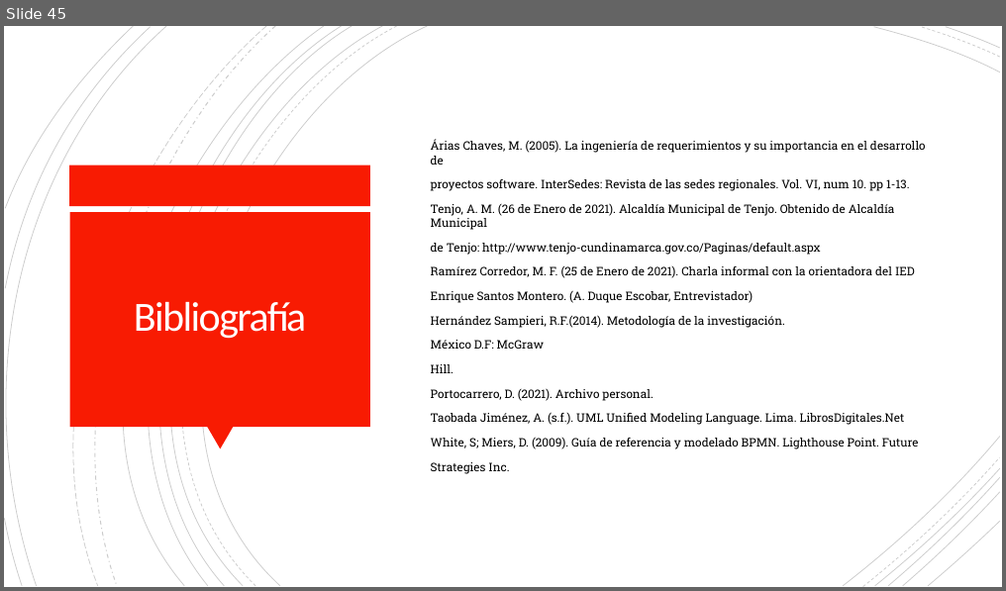
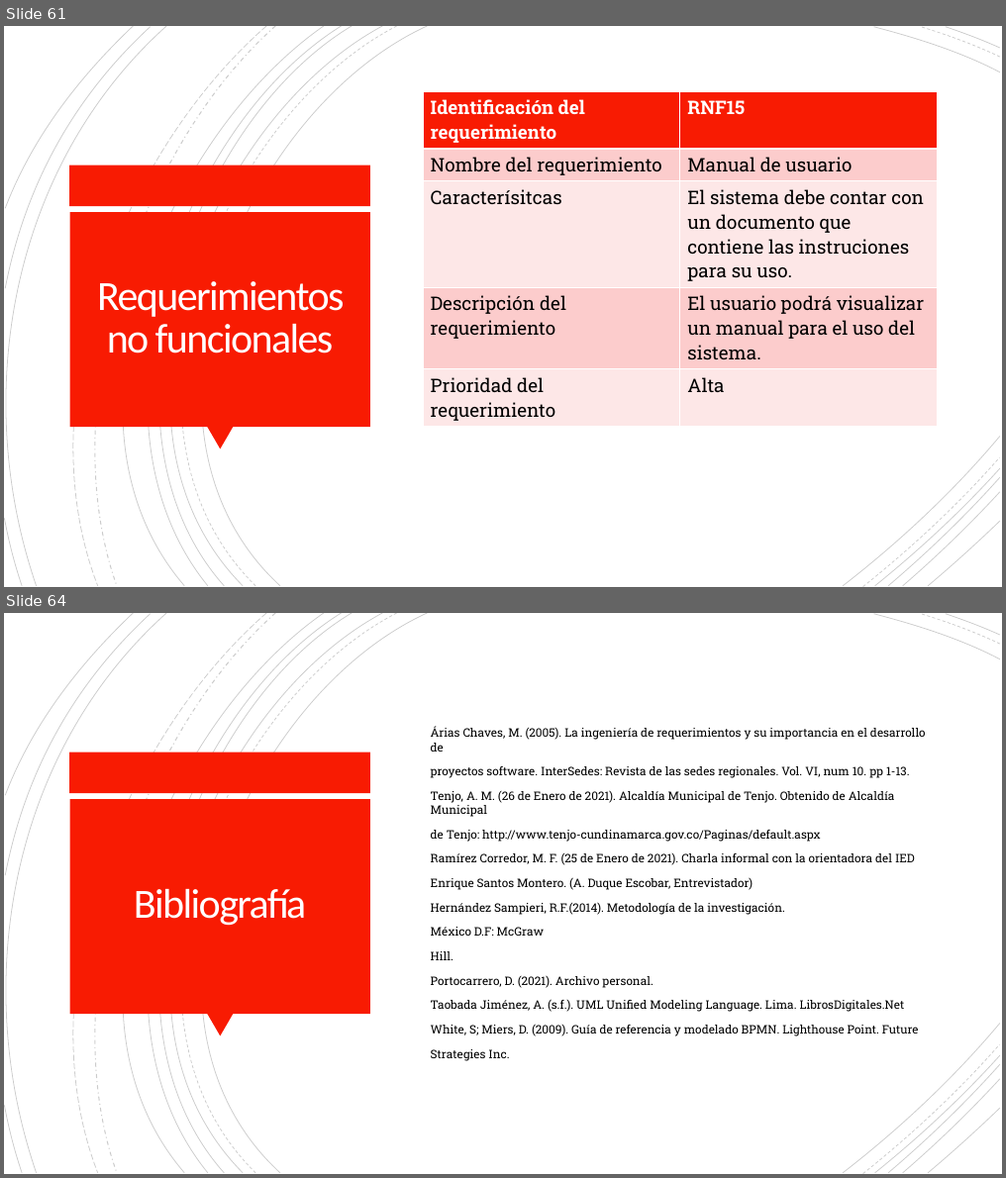
Before and after one commit to Dillan444/PROYECTO_SENA, a slide deck: PLANTEAMIENTO_DEL_PROBLEMA.pptx. Shown one above the other, each under a label of ours: slide 45 before the commit, slides 61 and 64 after it; the slides between them are not shown. The pictures are 1006x591 and 1006x1178 pixels, drawn with LibreOffice and Linux fonts; fonts in the diff are those of the drawing. Boxes give left, top, right and bottom in pixels: in the first picture for what was removed or moved away, otherwise in the second. Text is boxed around its words. In the diff, an @@ line names an element or a change of style, - is before the commit and + after.

Commit message:
doc:RF_RNF.V11.17/04/2021
Se corrigen los requerimientos funcionales y los no funcionales de acuerdo con las observaciones que se hicieron en la sustentación.

```diff
--- a/PLANTEAMIENTO_DEL_PROBLEMA.pptx
+++ b/PLANTEAMIENTO_DEL_PROBLEMA.pptx
@@ slide 61 added at (4,26,1002,587), background #FFFFFF; not listed: 24 template elements that a slide beside it also shows @@
@@ table added at (423,92,937,425), 5 rows, 2 columns @@
+Identificación del requerimiento | RNF15
+Nombre del requerimiento | Manual de usuario
+Caracterísitcas | El sistema debe contar con un documento que contiene las instruciones para su uso.
+Descripción del requerimiento | El usuario podrá visualizar un manual para el uso del sistema.
+Prioridad del requerimiento | Alta
@@ title added at (97,281,344,354), 40 pt, text #FFFEFF @@
+Requerimientos no funcionales
@@ what was slide 45 is now slide 64 @@
```
Also in this commit, not shown: 9 slides changed, 20 other slides added, 2 slides removed, 1 other file.
